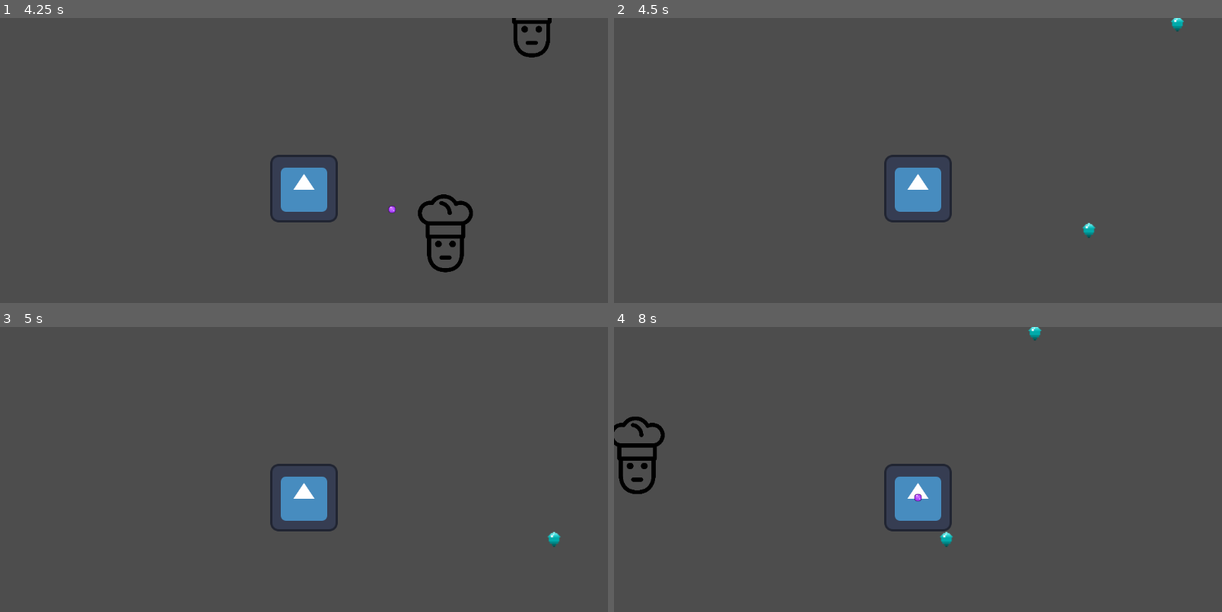
Above: before the commit, frames 1-4 (two rows, left to right).
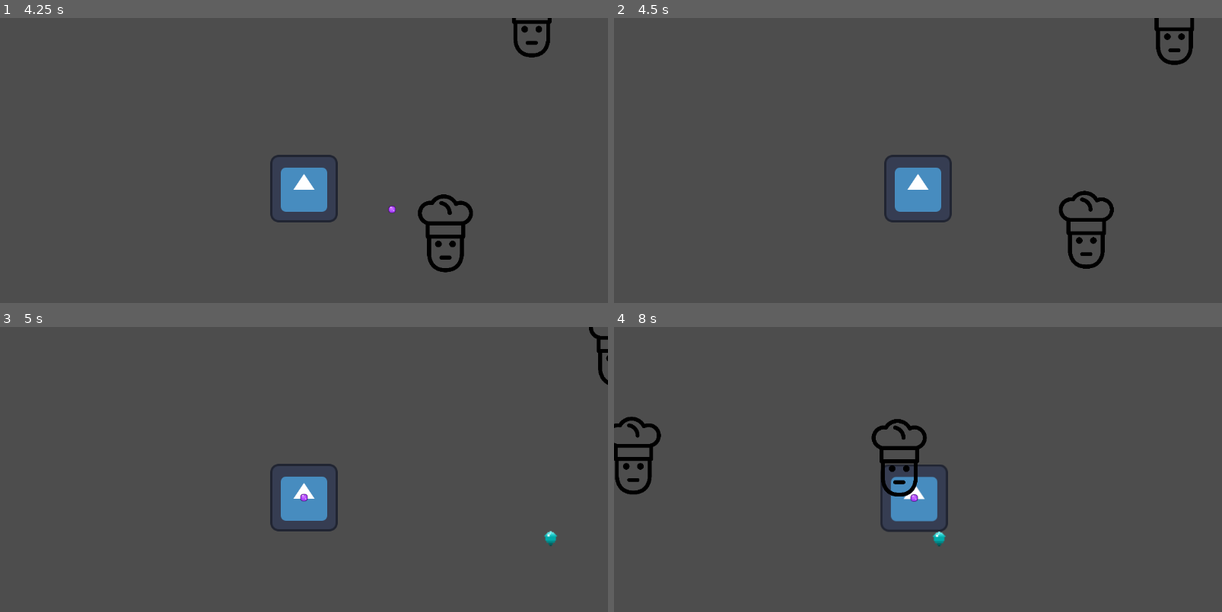
Above: after the commit, the same moments.

Repository: ainazeaze/bullet-hell
Game: Godot game, scene res://World.tscn
The game is run twice, just before and just after one commit, with the same random seed, the same clock (stepped at 60 frames per second) and the same inputs. The engine's default icon, where the game draws it, is replaced by a stand-in: a white triangle on a blue panel in a dark square.
Inputs (mouse positions are in pixels of both pictures, inside the frame that each line leads up to):
- Up to frame 1 (4.25 s): tap Enter at 0.5, 2 s; move the mouse to (437, 171) at 0.52 s; hold Right (ui_right) 0.53-1.28 s; click (437, 171) at 0.67 s; tap Space at 1.25 s; move the mouse to (182, 206) at 1.27 s; hold Down (ui_down) 1.28-2.03 s; click (182, 206) at 1.42 s; move the mouse to (364, 114) at 2.02 s; hold Right (ui_right) 2.03-2.78 s; click (364, 114) at 2.17 s; move the mouse to (407, 137) at 2.77 s; hold Up (ui_up) 2.78-3.53 s; click (407, 137) at 2.92 s; move the mouse to (486, 240) at 3.52 s; hold Left (ui_left) from 3.53 s (still down); click (486, 240) at 3.67 s
- Up to frame 2 (4.5 s): keep holding Left (ui_left); move the mouse to (1149, 18) at 4.27 s; click (1149, 18) at 4.42 s
- Up to frame 3 (5 s): keep holding Left (ui_left)
- Up to frame 4 (8 s): move the mouse to (948, 498) at 5.02 s; release Left (ui_left) at 5.03 s; hold Down (ui_down) 5.03-5.78 s; click (948, 498) at 5.17 s; move the mouse to (826, 412) at 5.77 s; hold Right (ui_right) 5.78-6.53 s; click (826, 412) at 5.92 s; move the mouse to (1051, 480) at 6.52 s; hold Up (ui_up) 6.53-7.28 s; click (1051, 480) at 6.67 s; move the mouse to (796, 515) at 7.27 s; hold Right (ui_right) from 7.28 s (still down); click (796, 515) at 7.42 s

Frame 1 is identical in both runs. In frame 2, 1.3% of the frame differs, in the area x 73-96%, y 0-88%; in frame 3, 0.3%; in frame 4, 2.4%, in the area x 0-71%, y 0-78%.
Error before the commit: Parse Error: Identifier "XPSystem" not declared in the current scope. (res://XPGEm.gd:10)

Commit message:
feat: implement Aura and upgrade enemy damage handling with particle effects

Diff:
--- /dev/null
+++ b/Aura.gd
@@ -0,0 +1,14 @@
+extends Area2D
+
+const DAMAGE = 5
+const TICK_RATE = 0.5
+
+var timer = 0.0
+
+func _physics_process(delta: float) -> void:
+	timer += delta
+	if timer >= TICK_RATE:
+		timer = 0.0
+		for body in get_overlapping_bodies():
+			if body.is_in_group("enemy"):
+				body.take_damage(DAMAGE)
--- /dev/null
+++ b/Aura.tscn
@@ -0,0 +1,13 @@
+[gd_scene format=3 uid="uid://bv6lmrwesye2w"]
+
+[ext_resource type="Script" uid="uid://dstpyvbtpoee6" path="res://Aura.gd" id="1_mqnqq"]
+
+[sub_resource type="CircleShape2D" id="CircleShape2D_5ifjn"]
+radius = 120.0
+
+[node name="Area2D" type="Area2D" unique_id=1336281524]
+collision_mask = 2
+script = ExtResource("1_mqnqq")
+
+[node name="CollisionShape2D" type="CollisionShape2D" parent="." unique_id=904005473]
+shape = SubResource("CircleShape2D_5ifjn")
--- a/Bullet.gd
+++ b/Bullet.gd
@@ -1,17 +1,27 @@
 extends Area2D
 
 const SPEED = 400.0
+const MAX_LIFETIME = 3.0
 var direction = Vector2.ZERO
+var damage = 15
+var lifetime = 0.0
 
 func _ready() -> void:
 	body_entered.connect(_on_body_entered)
 
 func _physics_process(delta: float) -> void:
+	if not visible:
+		return
+	lifetime += delta
+	if lifetime >= MAX_LIFETIME:
+		disable()
+		return
 	global_position += direction * SPEED * delta
 
 func enable(pos: Vector2, dir: Vector2) -> void:
 	global_position = pos
 	direction = dir
+	lifetime = 0.0
 	visible = true
 	monitoring = true
 
@@ -21,5 +31,5 @@
 
 func _on_body_entered(body: Node2D) -> void:
 	if body.is_in_group("enemy"):
-		body.take_damage(15)
+		body.take_damage(damage)
 		disable()
--- a/Enemy.gd
+++ b/Enemy.gd
@@ -9,14 +9,25 @@
 
 func _ready() -> void:
 	player = get_tree().get_first_node_in_group("player")
-	print("Player found" , player)
+
 
 func take_damage(amount : int) -> void:
 	hp -= amount
+	modulate = Color(10, 10, 10, 1)
+	await get_tree().create_timer(0.05).timeout
+	modulate = Color(1, 1, 1, 1)
 	if hp <= 0:
 		var gem = XP_GEM.instantiate()
 		get_tree().current_scene.add_child(gem)
 		gem.global_position = global_position
+
+		# emit particles before actually destroying the enemy scene
+		var particles = $GPUParticles2D
+		remove_child(particles)
+		get_tree().current_scene.add_child(particles)
+		particles.global_position = global_position
+		particles.emitting = true
+
 		queue_free()
 
 func _physics_process(delta: float) -> void:
@@ -31,8 +42,3 @@
 	for body in area.get_overlapping_bodies():
 		if body.is_in_group("player"):
 			body.take_damage(10)
-
-
-func _on_area_2d_input_event(viewport: Node, event: InputEvent, shape_idx: int) -> void:
-	if event is InputEventMouseButton and event.is_pressed():
-		take_damage(30)
--- a/Enemy.tscn
+++ b/Enemy.tscn
@@ -7,6 +7,16 @@
 
 [sub_resource type="CircleShape2D" id="CircleShape2D_s7bn3"]
 radius = 49.23
+
+[sub_resource type="ParticleProcessMaterial" id="ParticleProcessMaterial_s7bn3"]
+particle_flag_disable_z = true
+direction = Vector3(0, 0, 0)
+spread = 180.0
+initial_velocity_min = 200.0
+initial_velocity_max = 400.0
+gravity = Vector3(0, 98, 0)
+scale_min = 3.0
+scale_max = 6.0
 
 [node name="CharacterBody2D" type="CharacterBody2D" unique_id=1567210184 groups=["enemy"]]
 collision_layer = 2
@@ -26,5 +36,13 @@
 [node name="CollisionShape2D" type="CollisionShape2D" parent="Area2D" unique_id=2049275692]
 shape = SubResource("CircleShape2D_s7bn3")
 
+[node name="GPUParticles2D" type="GPUParticles2D" parent="." unique_id=2147179786]
+emitting = false
+amount = 16
+lifetime = 0.5
+one_shot = true
+speed_scale = 3.26
+process_material = SubResource("ParticleProcessMaterial_s7bn3")
+
 [connection signal="body_entered" from="Area2D" to="." method="_on_area_2d_body_entered"]
 [connection signal="input_event" from="Area2D" to="." method="_on_area_2d_input_event"]
--- a/Player.gd
+++ b/Player.gd
@@ -1,11 +1,11 @@
 extends CharacterBody2D
 
 const BULLET = preload("res://Bullet.tscn")
-const SPEED = 300.0
-const POOL_SIZE = 20
+var SPEED = 300.0
+var bullet_damage = 15
+const POOL_SIZE = 200
 
 var hp = 100
-var xp = 0
 var invincible = false
 
 @onready var bullet_pool = $BulletPool
@@ -45,6 +45,7 @@
 	if invincible:
 		return
 	hp -= amount
+	$Camera2D.shake(8.0, 0.2)
 	print("Player HP: ", hp)
 	if hp <= 0:
 		queue_free()
--- a/Player.tscn
+++ b/Player.tscn
@@ -2,6 +2,8 @@
 
 [ext_resource type="Script" uid="uid://d3v0vwxjekxns" path="res://Player.gd" id="1_kpjcp"]
 [ext_resource type="Texture2D" uid="uid://bm1vb71yu5pxy" path="res://icon.svg" id="2_kne1u"]
+[ext_resource type="Script" uid="uid://bc307yxcsj7gj" path="res://Camera2d.gd" id="3_kne1u"]
+[ext_resource type="PackedScene" uid="uid://bv6lmrwesye2w" path="res://Aura.tscn" id="4_e80uo"]
 
 [sub_resource type="CircleShape2D" id="CircleShape2D_e80uo"]
 radius = 35.0
@@ -16,10 +18,13 @@
 shape = SubResource("CircleShape2D_e80uo")
 
 [node name="Camera2D" type="Camera2D" parent="." unique_id=1730956704]
+script = ExtResource("3_kne1u")
 
 [node name="Timer" type="Timer" parent="." unique_id=1894780091]
 autostart = true
 
 [node name="BulletPool" type="Node" parent="." unique_id=815098605]
 
+[node name="Aura" parent="." unique_id=1336281524 instance=ExtResource("4_e80uo")]
+
 [connection signal="timeout" from="Timer" to="." method="_on_timer_timeout"]
--- a/World.tscn
+++ b/World.tscn
@@ -1,10 +1,15 @@
 [gd_scene format=3 uid="uid://d12fovliu3sca"]
 
 [ext_resource type="PackedScene" uid="uid://cv860i0ayl058" path="res://Player.tscn" id="1_2dftf"]
+[ext_resource type="Script" uid="uid://bkavmrlbsd5ot" path="res://World.gd" id="1_js7pq"]
 [ext_resource type="PackedScene" uid="uid://mcubaj3vr34w" path="res://EnemySpawner.tscn" id="2_2dftf"]
+[ext_resource type="PackedScene" uid="uid://b0ag0f4vogq5n" path="res://UpgradeScreen.tscn" id="3_bcbcq"]
 
 [node name="Node2D" type="Node2D" unique_id=922633781]
+script = ExtResource("1_js7pq")
 
 [node name="Player" parent="." unique_id=124683528 instance=ExtResource("1_2dftf")]
 
 [node name="EnemySpawner" parent="." unique_id=2008237400 instance=ExtResource("2_2dftf")]
+
+[node name="UpgradeScreen" parent="." unique_id=1764945462 instance=ExtResource("3_bcbcq")]
--- a/project.godot
+++ b/project.godot
@@ -15,6 +15,10 @@
 config/features=PackedStringArray("4.6", "Forward Plus")
 config/icon="res://icon.svg"
 
+[autoload]
+
+XPSystem="*uid://crrg5amr7825m"
+
 [physics]
 
 3d/physics_engine="Jolt Physics"
Not shown, added: Aura.gd.uid
Not shown, added: World.gd.uid
Not shown, changed: .DS_Store
